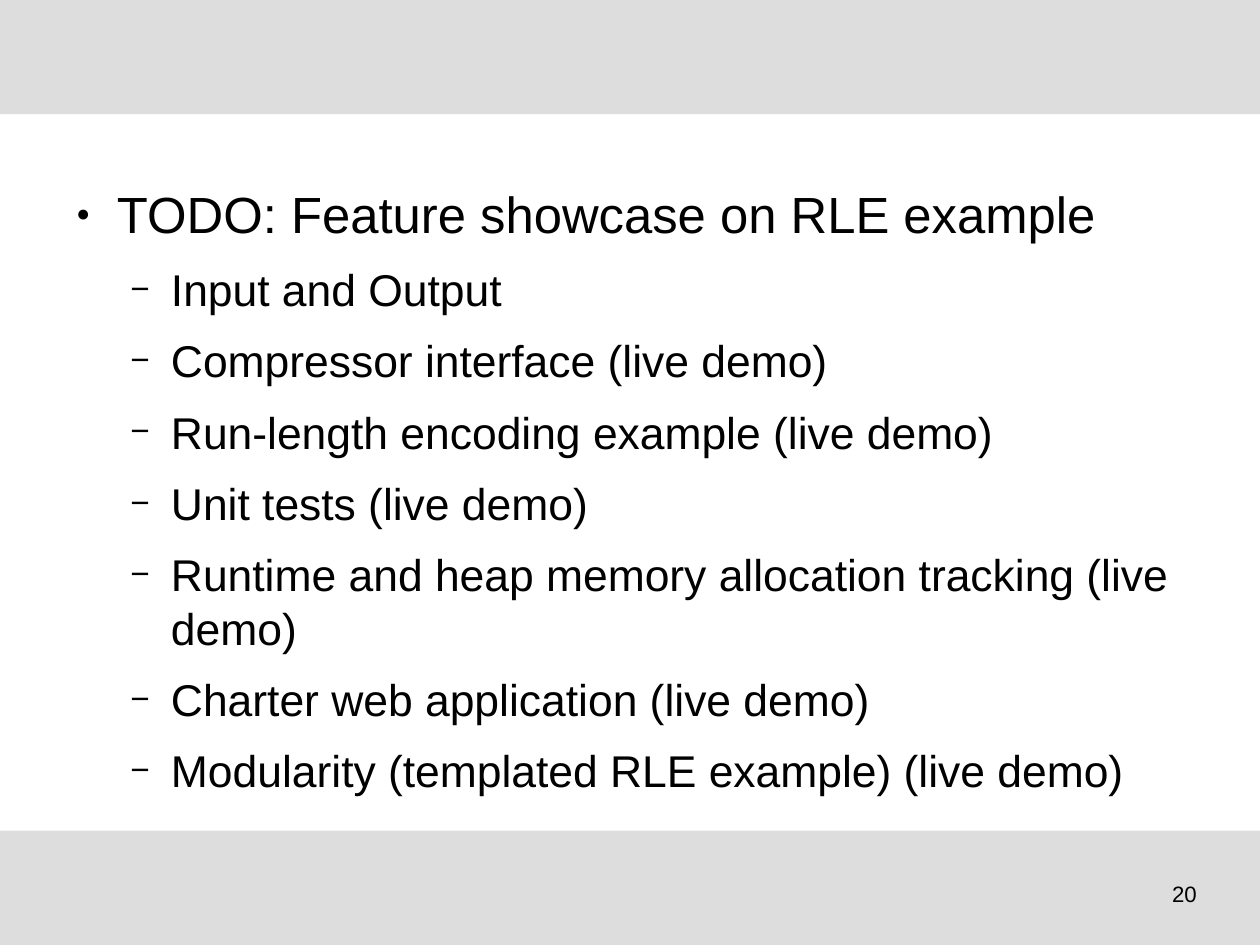
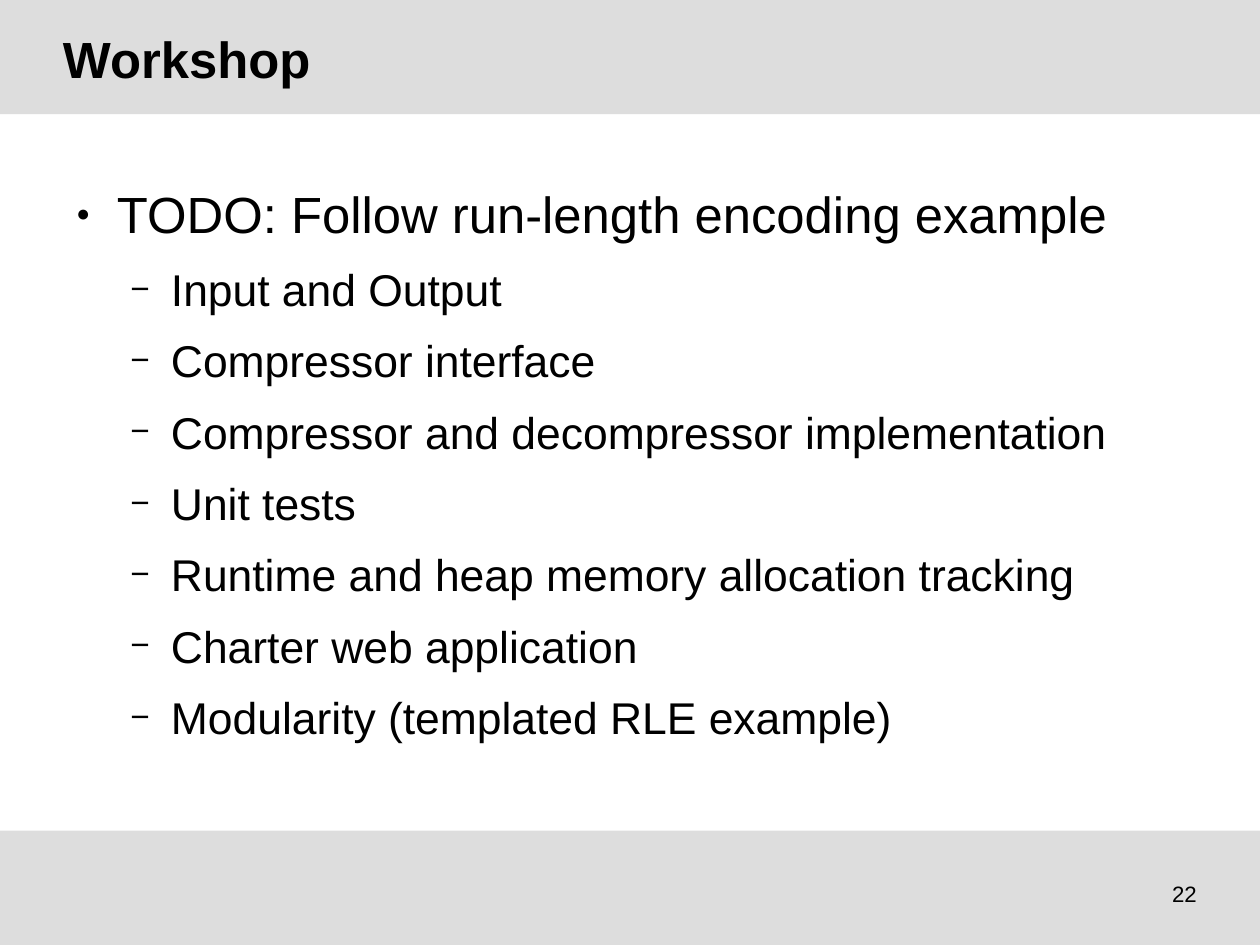
Before and after one commit to tudocomp/tudocomp, a slide deck: slide 22 of etc/presentation.odp (slide 20 before the commit). Drawn at 1260x945 pixels with LibreOffice and Linux fonts; fonts in the diff are those of the drawing; background and template pictures are left out. Boxes give left, top, right and bottom in pixels: in the first picture for what was removed or moved away, otherwise in the second. Text is boxed around its words. In the diff, an @@ line names an element or a change of style, - is before the commit and + after.

Commit message:
Presentation progress

```diff
--- a/etc/presentation.odp
+++ b/etc/presentation.odp
@@ title added at (63,41,310,88), 32 pt, text #000000, bold @@
+Workshop
@@ text at (117,196,1107,244): text changed @@
-● TODO: Feature showcase on RLE example
+● TODO: Follow run-length encoding example
@@ text at (171,344,1106,743): text changed @@
-  − Compressor interface (live demo)
-  − Run-length encoding example (live demo)
-  − Unit tests (live demo)
-  − Runtime and heap memory allocation tracking (live demo)
-  − Charter web application (live demo)
-  − Modularity (templated RLE example) (live demo)
+  − Compressor interface
+  − Compressor and decompressor implementation
+  − Unit tests
+  − Runtime and heap memory allocation tracking
+  − Charter web application
+  − Modularity (templated RLE example)
@@ page number at (1172,886,1197,902): text changed @@
-20
+22
```
Also in this commit, not shown: 6 other slides changed, 5 slides added, 3 slides removed.
